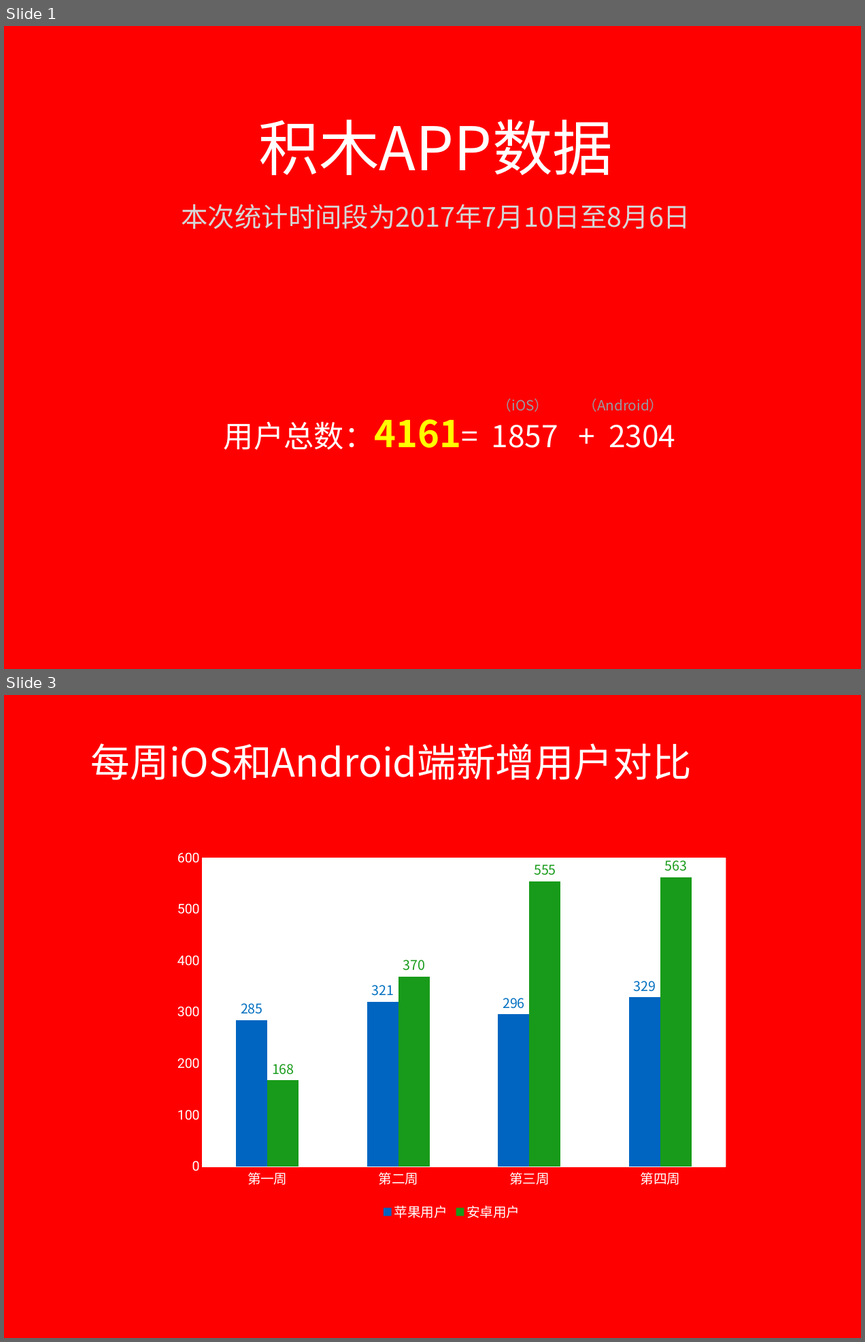
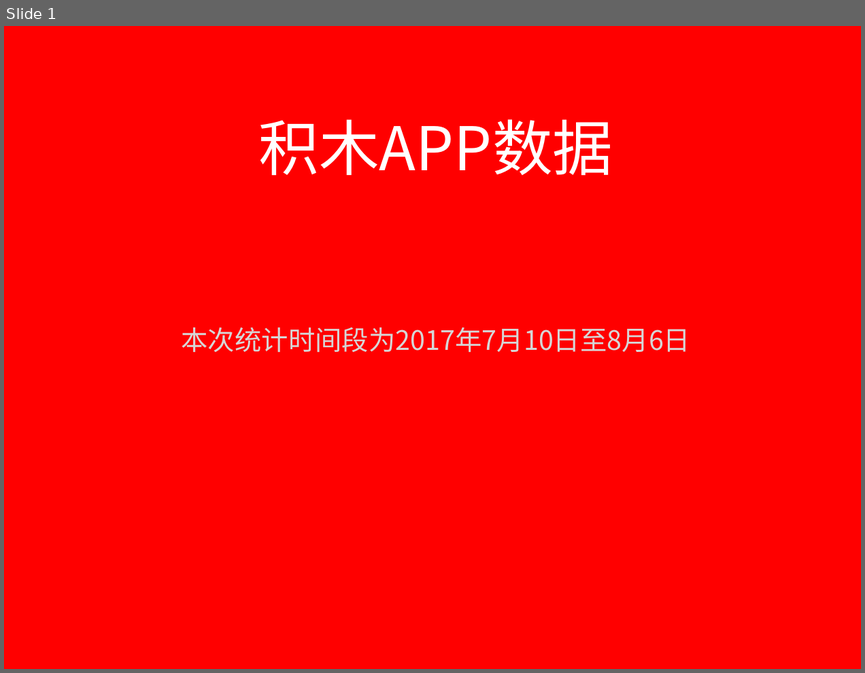
Before and after one commit to kevin0501/go, a slide deck: 需求/过去一个月积木APP数据分析.pptx. Shown one above the other, each under a label of ours: slides 1 and 3 before the commit, slide 1 after it; the slides between them are not shown. The pictures are 865x1342 and 865x673 pixels, drawn with LibreOffice and Linux fonts; fonts in the diff are those of the drawing; background and template pictures are left out. Boxes give left, top, right and bottom in pixels: in the first picture for what was removed or moved away, otherwise in the second. Text is boxed around its words. In the diff, an @@ line names an element or a change of style, - is before the commit and + after.

```diff
--- a/需求/过去一个月积木APP数据分析.pptx
+++ b/需求/过去一个月积木APP数据分析.pptx
@@ slide 3 removed at (4,695,861,1338), background picture (left out) @@
@@ text removed at (91,743,691,780) @@
-每周iOS和Android端新增用户对比
@@ column chart removed at (166,843,737,1223) @@
-categories: 第一周, 第二周, 第三周, 第四周
-苹果用户: 285, 321, 296, 329
-安卓用户: 168, 370, 555, 563
@@ slide 1 changed as well @@
@@ subtitle "本次统计时间段为2017年7月10日至8月6日": place and size @@
-subtitle "本次统计时间段为2017年7月10日至8月6日" at (181,204,691,229)
+subtitle "本次统计时间段为2017年7月10日至8月6日" at (181,327,691,352)
@@ text removed at (498,398,663,412) @@
-（iOS） （Android）
@@ text removed at (224,419,675,450) @@
-用户总数：4161= 1857 + 2304
```
Also in this commit, not shown: 2 other slides changed, 3 slides added, 3 other slides removed.
